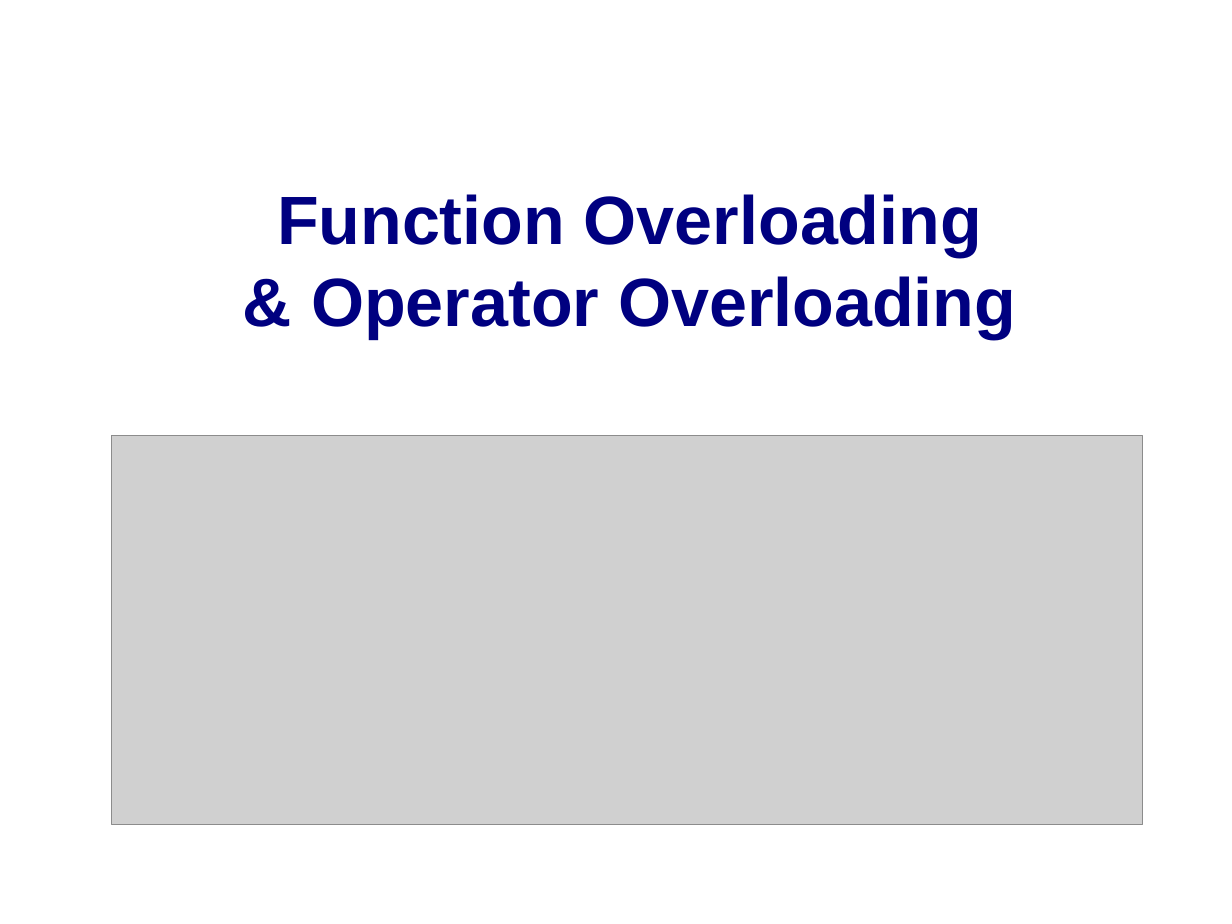
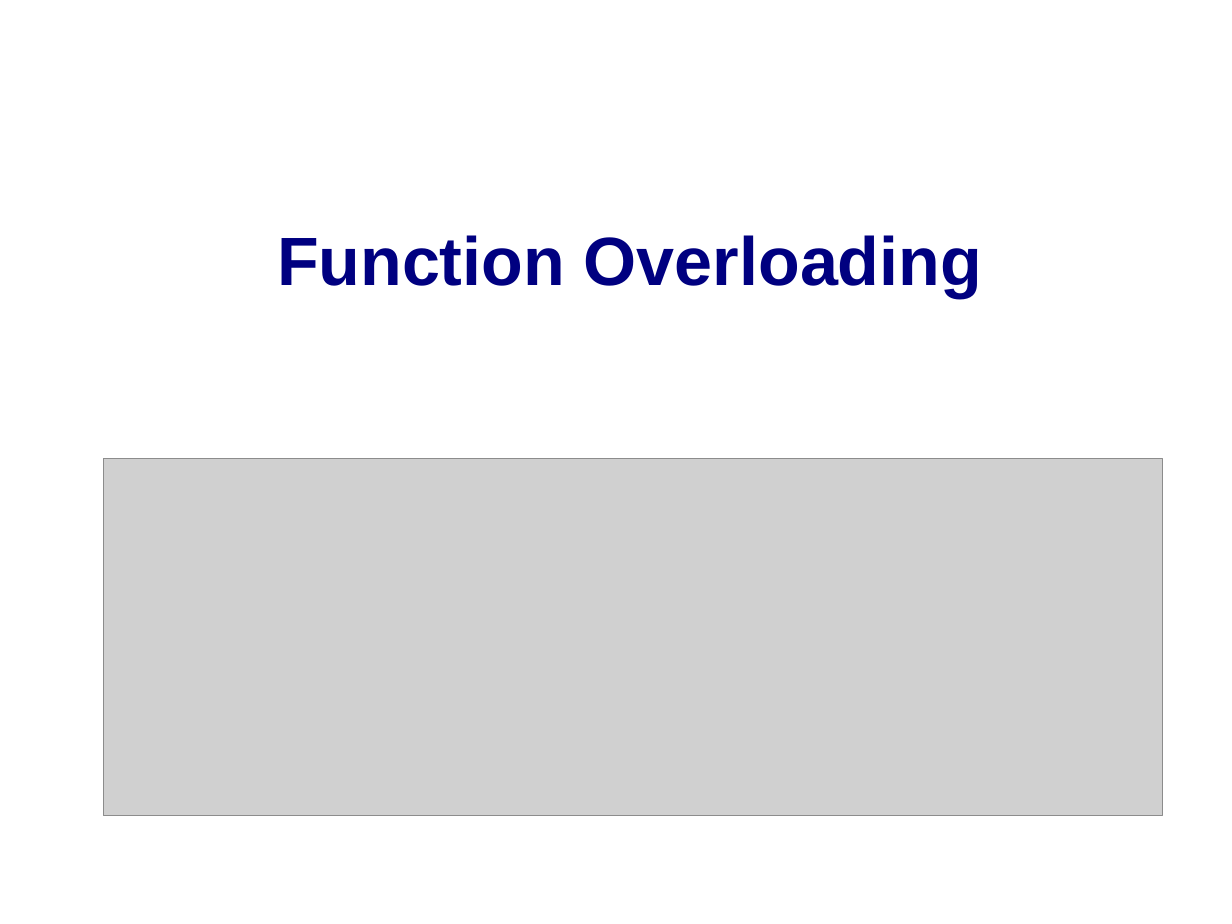
Before and after one commit to mactwist555/CPP-Course, a slide deck: slide 1 of Week 02/2 Function Overloading.odp. Drawn at 1232x924 pixels with LibreOffice and Linux fonts; fonts in the diff are those of the drawing; grey boxes stand for pictures; background and template pictures are left out. Boxes give left, top, right and bottom in pixels: in the first picture for what was removed or moved away, otherwise in the second. Text is boxed around its words. In the diff, an @@ line names an element or a change of style, - is before the commit and + after.

Commit message:
function overloading slideshow

```diff
--- a/Week 02/2 Function Overloading.odp
+++ b/Week 02/2 Function Overloading.odp
@@ title at (277,235,982,298): text changed @@
-Function Overloading
-& Operator Overloading
+Function Overloading
@@ picture: place and size @@
-picture at (112,436,1144,825)
+picture at (103,458,1163,816)
```
